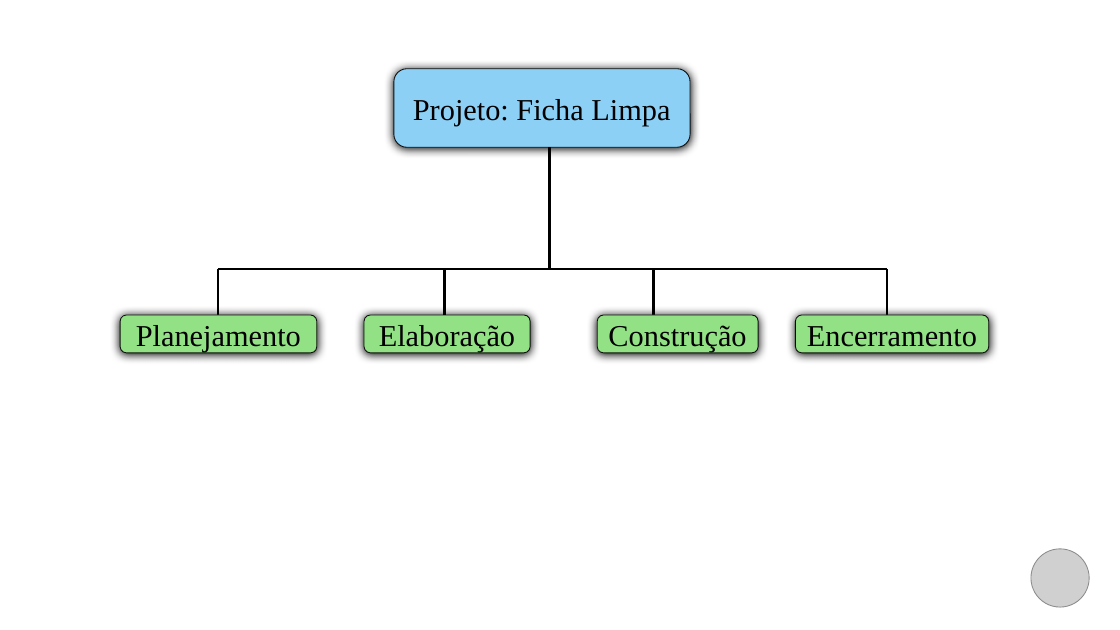
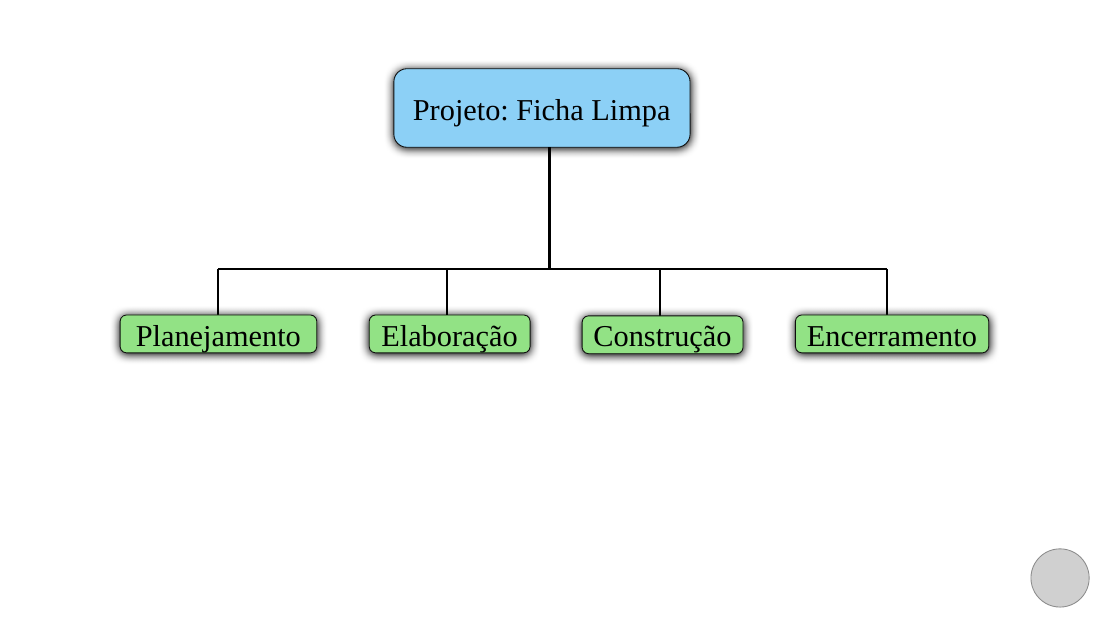
Before and after one commit to RafaelYon/Ficha-Limpa, a slide deck: slide 5 of Planejamento/PP Ficha Limpa.pptx. Drawn at 1120x630 pixels with LibreOffice and Linux fonts; fonts in the diff are those of the drawing; grey boxes stand for pictures; background and template pictures are left out. Boxes give left, top, right and bottom in pixels: in the first picture for what was removed or moved away, otherwise in the second. Text is boxed around its words. In the diff, an @@ line names an element or a change of style, - is before the commit and + after.

```diff
--- a/Planejamento/PP Ficha Limpa.pptx
+++ b/Planejamento/PP Ficha Limpa.pptx
@@ line moved from (654, 269) - (654, 315) to (660, 270) - (660, 316) @@
@@ rounded rectangle "Elaboração": place and size @@
-rounded rectangle "Elaboração" at box(364, 315, 530, 353)
+rounded rectangle "Elaboração" at box(370, 315, 531, 353)
@@ rounded rectangle "Construção": place and size @@
-rounded rectangle "Construção" at box(597, 315, 759, 353)
+rounded rectangle "Construção" at box(582, 316, 744, 354)
```
Also in this commit, not shown: 5 other slides changed, 3 slides added, 3 other files.
